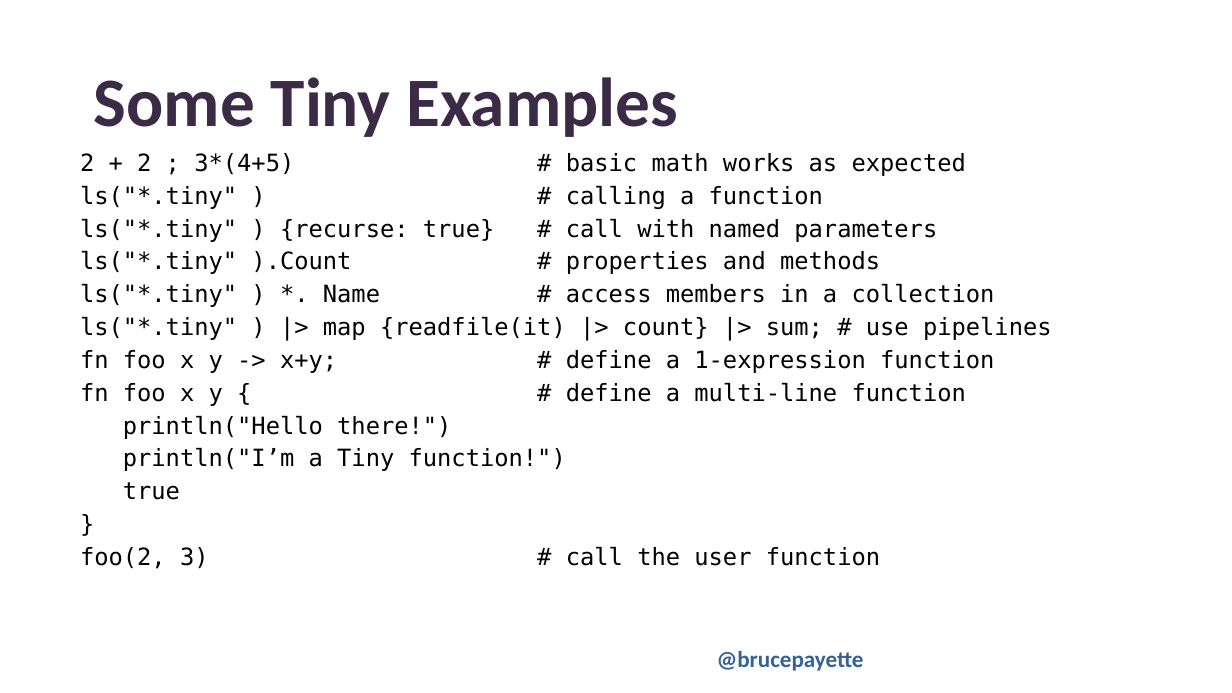
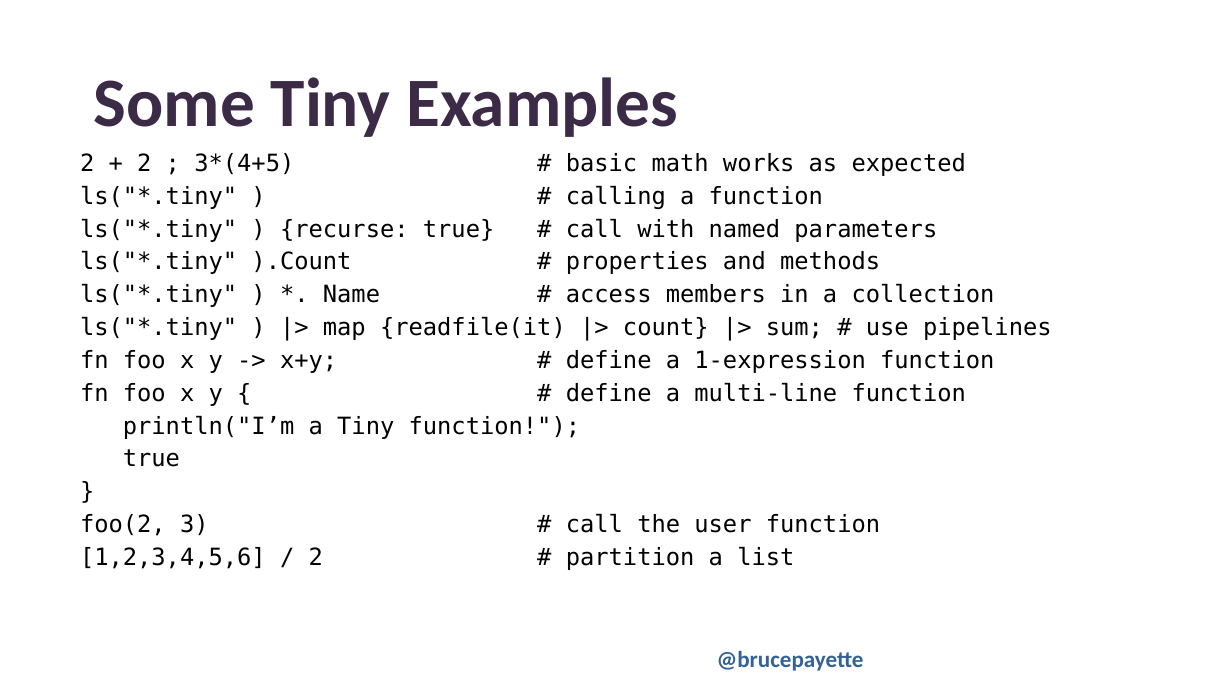
Before and after one commit to BrucePay/TinyLang, a slide deck: slide 6 of PSCONFEU23_payette_tiny.pptx. Drawn at 1232x693 pixels with LibreOffice and Linux fonts; fonts in the diff are those of the drawing; background and template pictures are left out. Boxes give left, top, right and bottom in pixels: in the first picture for what was removed or moved away, otherwise in the second. Text is boxed around its words. In the diff, an @@ line names an element or a change of style, - is before the commit and + after.

```diff
--- a/PSCONFEU23_payette_tiny.pptx
+++ b/PSCONFEU23_payette_tiny.pptx
@@ text at bbox=[123, 415, 580, 439]: text changed @@
-println("Hello there!")
-println("I’m a Tiny function!")
+println("I’m a Tiny function!");
@@ text at bbox=[80, 546, 794, 570]: paragraph added @@
+[1,2,3,4,5,6] / 2 # partition a list
```
Also in this commit, not shown: 4 other slides changed, 1 slide added, 2 other files.
